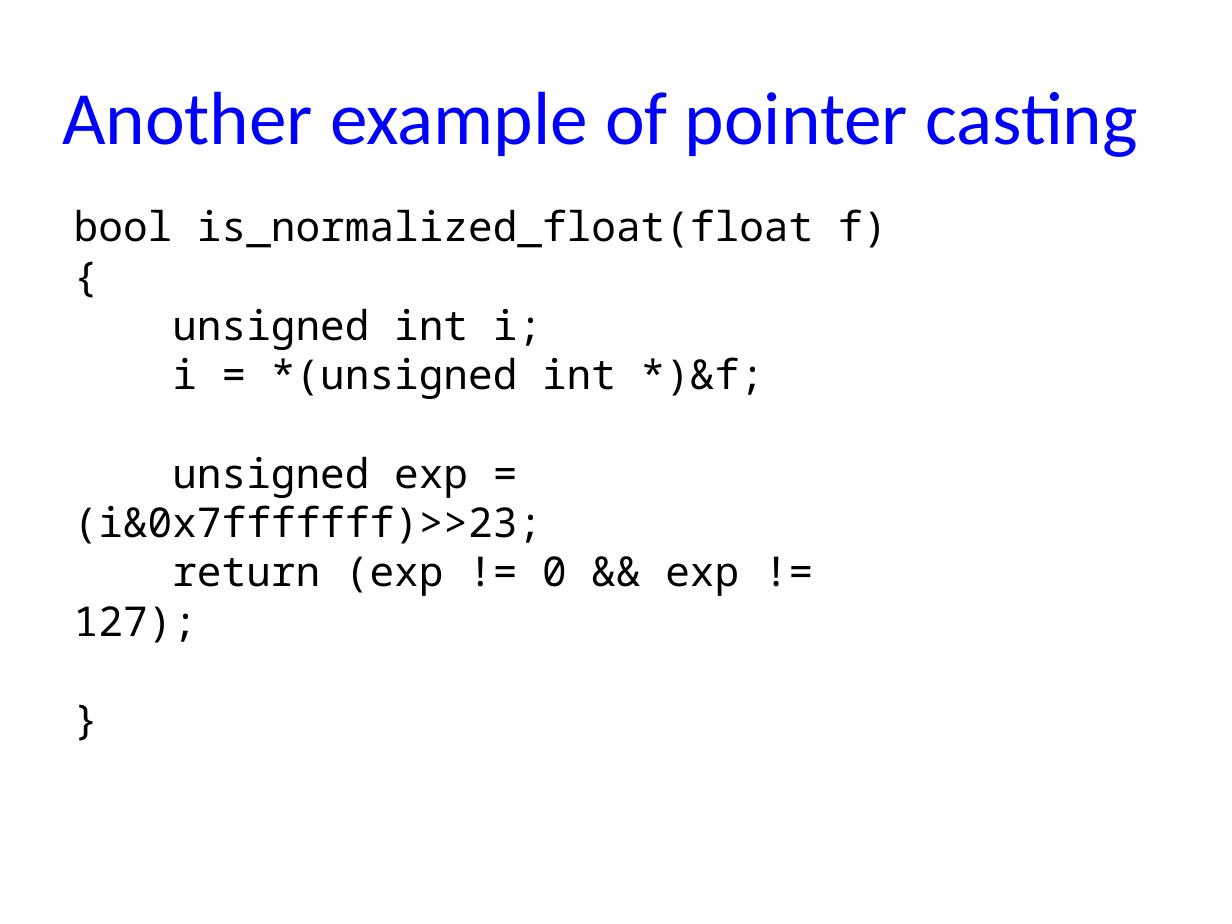
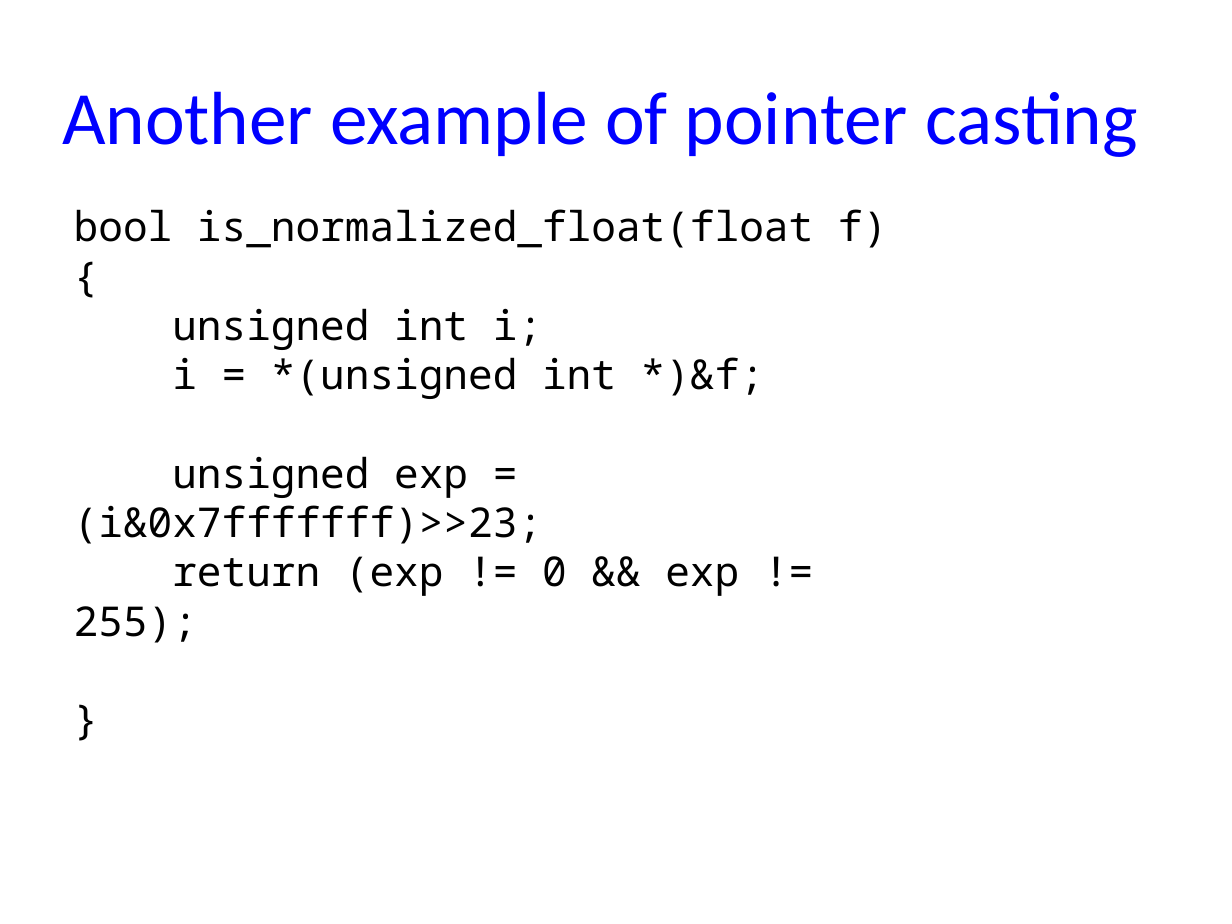
Before and after one commit to NYU-CSO/nyu-cso.github.io, a slide deck: slide 24 of notes/06-string-struct-malloc.pptx. Drawn at 1232x924 pixels with LibreOffice and Linux fonts; fonts in the diff are those of the drawing. Boxes give left, top, right and bottom in pixels: in the first picture for what was removed or moved away, otherwise in the second. Text is boxed around its words. In the diff, an @@ line names an element or a change of style, - is before the commit and + after.

```diff
--- a/notes/06-string-struct-malloc.pptx
+++ b/notes/06-string-struct-malloc.pptx
@@ text at [74,556,739,643]: text changed @@
-return (exp != 0 && exp != 127);
+return (exp != 0 && exp != 255);
```
Also in this commit, not shown: 1 other file.
